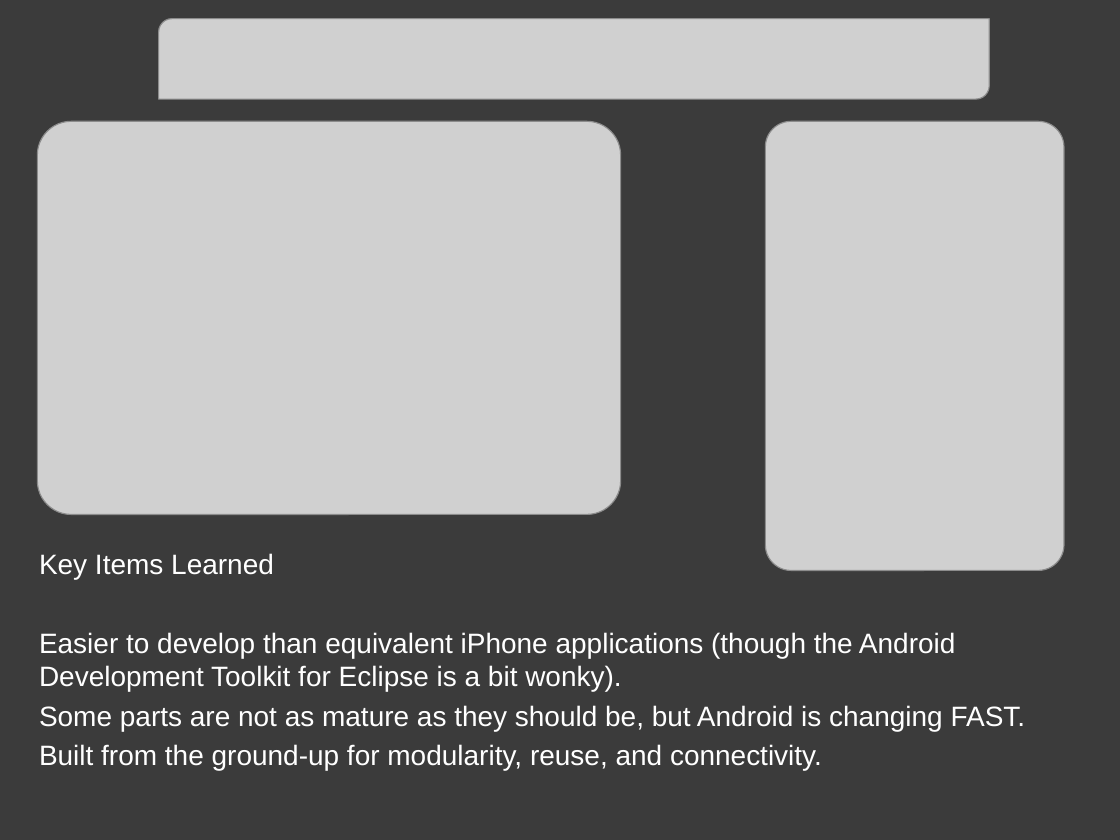
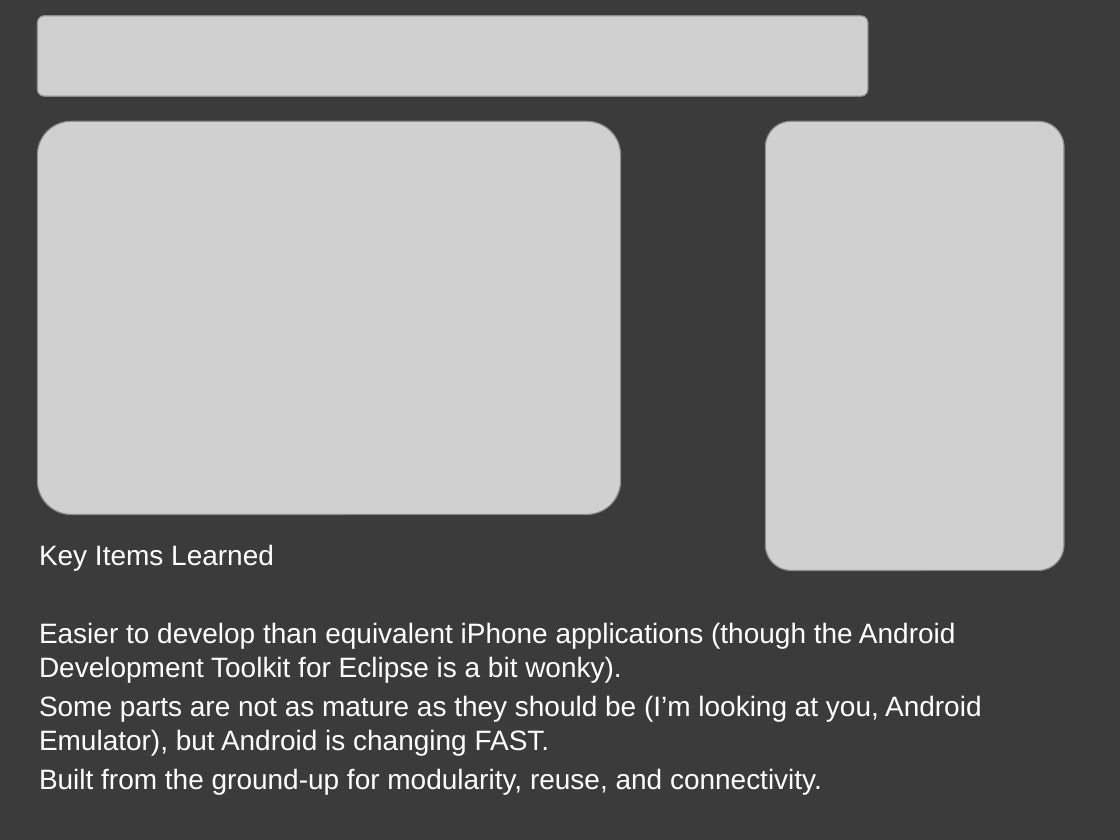
Before and after one commit to rkilarski/ryski-coding, a slide deck: slide 6 of WalkAbout/doc/WalkAbout.pptx. Drawn at 1120x840 pixels with LibreOffice and Linux fonts; fonts in the diff are those of the drawing; grey boxes stand for pictures. Boxes give left, top, right and bottom in pixels: in the first picture for what was removed or moved away, otherwise in the second. Text is boxed around its words. In the diff, an @@ line names an element or a change of style, - is before the commit and + after.

```diff
--- a/WalkAbout/doc/WalkAbout.pptx
+++ b/WalkAbout/doc/WalkAbout.pptx
@@ picture: place and size @@
-picture at bbox=[159, 19, 990, 100]
+picture at bbox=[37, 16, 868, 96]
@@ text "Key Items Learned": place and size @@
-text "Key Items Learned" at bbox=[39, 553, 1026, 770]
+text "Key Items Learned" at bbox=[39, 544, 981, 794]
@@ text at bbox=[39, 695, 981, 755]: text changed @@
-Some parts are not as mature as they should be, but Android is changing FAST.
+Some parts are not as mature as they should be (I’m looking at you, Android Emulator), but Android is changing FAST.
```
Also in this commit, not shown: 4 other slides changed.
